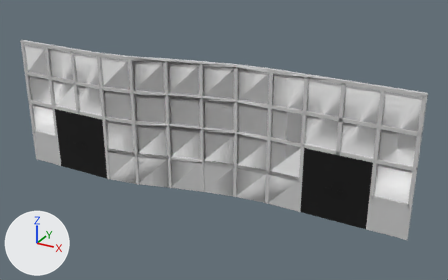
An edit to the FBX model RoadShowVR/Assets/Models/Window_Wall+Doors.FBX, drawn before and after from the same camera.
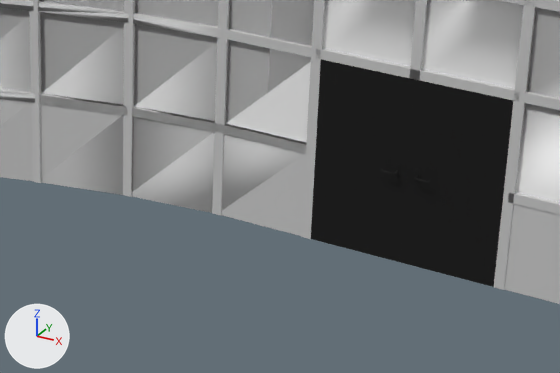
The first picture shows the older version from a 50 mm lens placed at (14.54, -13.53, 8.95), pointed at (6.68, 0.76, 1.8). The close-ups show both versions on the part from 42% to 87% of the width and 45% to 93% of the height of that picture; other places that the commit changed are outside them. Lighting does not change. The marker at lower left points along +X, +Y and +Z. Where no turn or scale is listed for an object, it has been applied to the vertices. Vertices at the same position are counted once.

In view in the first close-up: 'Door_Small_Left001', 'Door_Small_Right001', 'Window_Wall'.
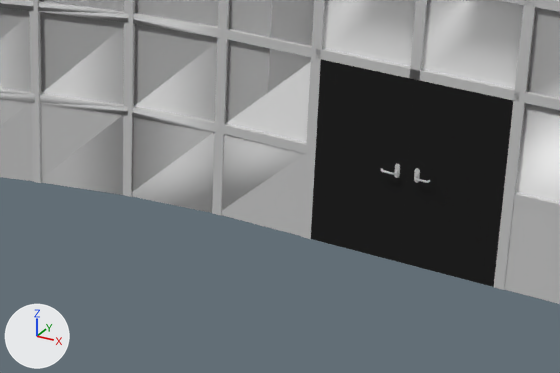
What differs and where, as boxes [x1, y1, x2, y2] in the close-ups (560 x 373 px):
part 1 of me_mesh_001, deleted
    before: [39, 93, 311, 153]

Patch to the scene script:
```diff
--- a/RoadShowVR/Assets/Models/Window_Wall+Doors.FBX.py
+++ b/RoadShowVR/Assets/Models/Window_Wall+Doors.FBX.py
@@ me_mesh_001 @@
 # used by ob_window_wall; location = (6.0, 0.495, 2.025)
-me_mesh_001.from_pydata(...)  # 577 vertices, 1218 faces; spans x -6.05..6.05, y -0.55..0.55, z -2.03..2.03
+me_mesh_001.from_pydata(...)  # 559 vertices, 1164 faces; spans x -6.05..6.05, y -0.55..0.55, z -2.03..2.03
+# me_mesh_001 part 1: 14 vertices removed from x 0.0..3.0, y 0.15..0.55, z -1.08..-0.98
 me_mesh_001.materials.append(mat_material__14)
```
